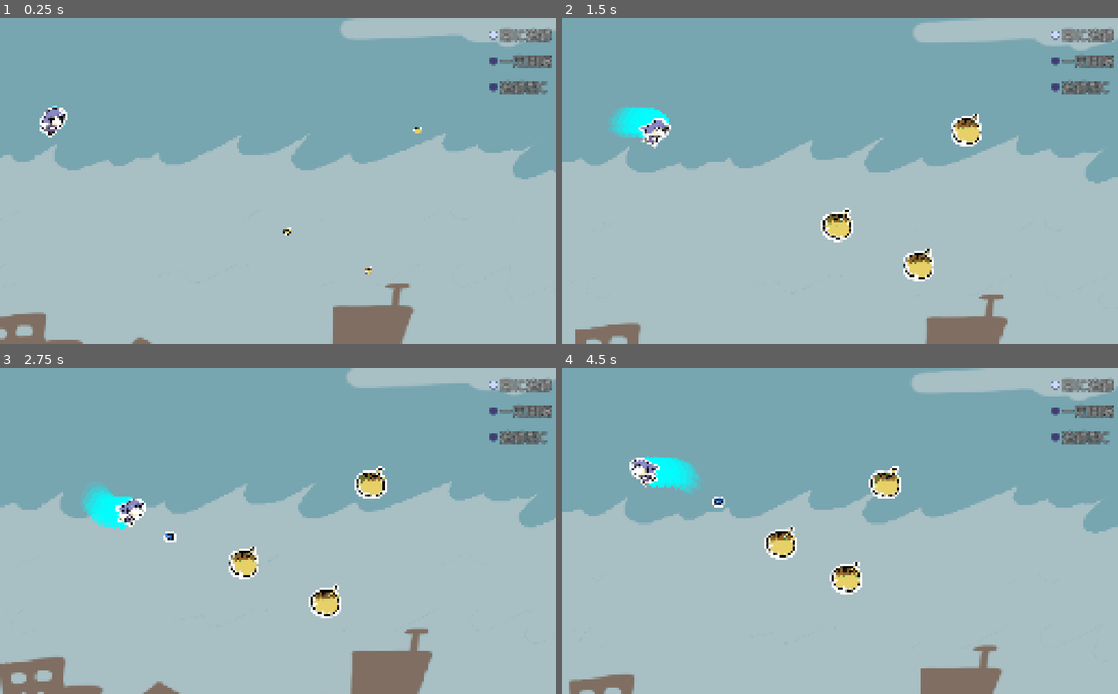
Above: before the commit, frames 1-4 (two rows, left to right).
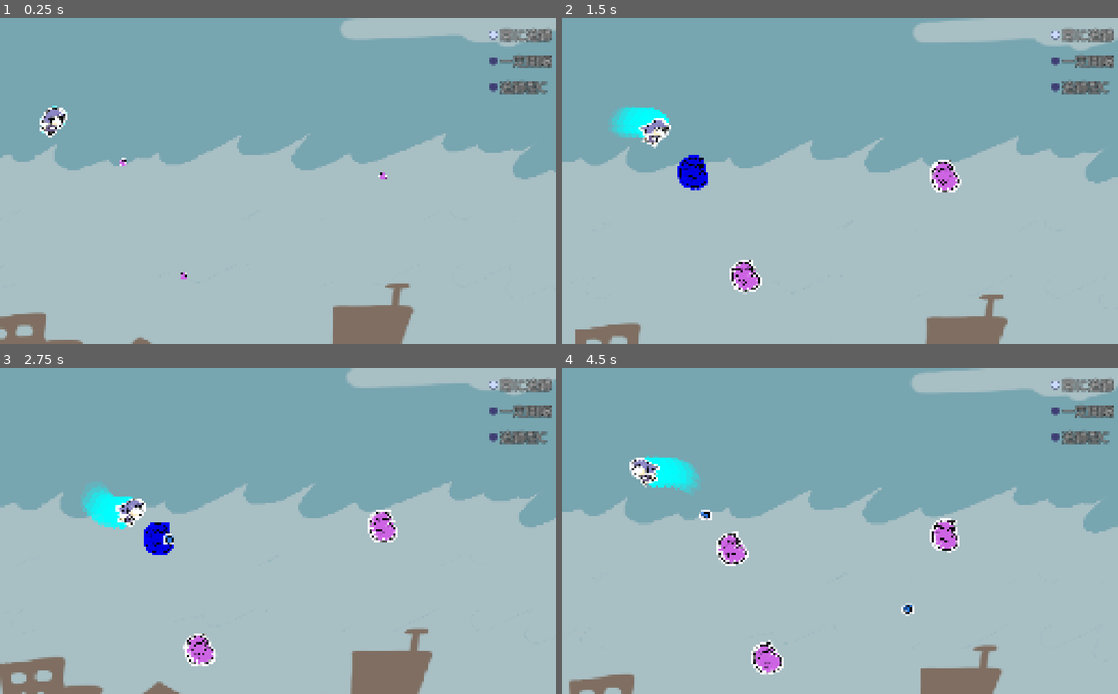
Above: after the commit, the same moments.

Repository: syun77/gd_enemy_ai
Game: Godot game, scene res://Main.tscn
Same seed, same stepped clock (60 frames per second), same inputs: the game is played once before the commit and once after it.
Inputs:
- Up to frame 1 (0.25 s): no input
- Up to frame 2 (1.5 s): hold Right (ui_right) 0.53-1.28 s; hold Down (ui_down) from 1.28 s (still down)
- Up to frame 3 (2.75 s): release Down (ui_down) at 2.03 s; hold Right (ui_right) from 2.03 s (still down)
- Up to frame 4 (4.5 s): release Right (ui_right) at 2.78 s; hold Up (ui_up) 2.78-3.53 s; hold Left (ui_left) from 3.53 s (still down)

The runs differ from the first frame. In frame 1, 0.2% of the frame differs, in the area x 21-76%, y 33-81%; in frame 2, 2.8%; in frame 3, 2.7%; in frame 4, 3.0%, in the area x 24-72%, y 30-95%.

Commit message:
逃走AIを実装

Diff:
--- a/TestEnemyAI/Main.tscn
+++ b/TestEnemyAI/Main.tscn
@@ -4,7 +4,7 @@
 [ext_resource path="res://assets/images/bg_back.png" type="Texture" id=2]
 [ext_resource path="res://src/Player.tscn" type="PackedScene" id=3]
 [ext_resource path="res://Main.gd" type="Script" id=4]
-[ext_resource path="res://src/enemy/Tako.tscn" type="PackedScene" id=5]
+[ext_resource path="res://src/enemy/Nasu.tscn" type="PackedScene" id=5]
 [ext_resource path="res://assets/tres/radio.tres" type="Theme" id=6]
 [ext_resource path="res://assets/tres/radio_group.tres" type="ButtonGroup" id=7]
 
@@ -31,14 +31,14 @@
 [node name="EnemyLayer" type="CanvasLayer" parent="."]
 layer = 2
 
-[node name="Tako" parent="EnemyLayer" instance=ExtResource( 5 )]
-position = Vector2( 528, 392 )
+[node name="Nasu" parent="EnemyLayer" instance=ExtResource( 5 )]
+position = Vector2( 226, 265 )
 
-[node name="Tako2" parent="EnemyLayer" instance=ExtResource( 5 )]
-position = Vector2( 769, 206 )
+[node name="Nasu2" parent="EnemyLayer" instance=ExtResource( 5 )]
+position = Vector2( 338, 474 )
 
-[node name="Tako3" parent="EnemyLayer" instance=ExtResource( 5 )]
-position = Vector2( 678, 465 )
+[node name="Nasu3" parent="EnemyLayer" instance=ExtResource( 5 )]
+position = Vector2( 705, 290 )
 
 [node name="ShotLayer" type="CanvasLayer" parent="."]
 layer = 2
--- a/TestEnemyAI/src/Common.gd
+++ b/TestEnemyAI/src/Common.gd
@@ -58,7 +58,15 @@
 	var d = t - pos
 	return rad2deg(atan2(d.y, d.x))
 
-
+func clip_screen(node:Node2D) -> void:
+	if node.position.x < 0:
+		node.position.x = 0
+	if node.position.x > 1024:
+		node.position.x = 1024
+	if node.position.y < 0:
+		node.position.y = 0
+	if node.position.y > 600:
+		node.position.y = 600
 
 func set_layer(layers) -> void:
 	_layers = layers
--- a/TestEnemyAI/src/Player.gd
+++ b/TestEnemyAI/src/Player.gd
@@ -91,14 +91,7 @@
 	_velocity = (v * MOVE_SPEED + _vel_dash) * delta
 
 	position += _velocity
-	if position.x < 0:
-		position.x = 0
-	if position.x > 1024:
-		position.x = 1024
-	if position.y < 0:
-		position.y = 0
-	if position.y > 600:
-		position.y = 600
+	Common.clip_screen(self)
 
 	# ゴーストの更新.
 	_update_ghost(delta)
--- a/TestEnemyAI/src/enemy/Nasu.gd
+++ b/TestEnemyAI/src/enemy/Nasu.gd
@@ -14,6 +14,12 @@
 	MAIN,
 }
 
+enum eAI {
+	STANDBY,
+	RANDOM,
+	ESCAPE
+}
+
 # --------------------------
 # onready.
 # --------------------------
@@ -24,6 +30,7 @@
 # --------------------------
 var _state = eState.APPEAR
 var _interval_timer = 0.0
+var _ai = eAI.STANDBY
 
 # --------------------------
 # private functions.
@@ -54,19 +61,30 @@
 func _update_main(delta:float) -> void:
 	_timer += delta
 
-	modulate = Color.blue
+	_spr.modulate = Color.white
 	if _check_escape():
 		var d = position - Common.get_target_pos()
-		modulate = Color.cyan
+		_spr.modulate = Color.blue
 		# 逃走モード.
 		d = d.normalized()
 		_velocity = d * MOVE_SPEED
 		_timer = 0
+		_ai = eAI.ESCAPE
 
-	_update_random_move()
+	if _update_random_move():
+		_ai = eAI.RANDOM
 
 	_velocity *= 0.97
 	position += _velocity * delta
+	Common.clip_screen(self)
+
+	# 回転アニメーション.
+	match _ai:
+		eAI.STANDBY:
+			rotation += 0.01 * sin(_timer*4)
+		_:
+			if _velocity.length() < 10:
+				_ai = eAI.STANDBY
 
 
 ## 近づいてきたかどうか.
@@ -93,13 +111,18 @@
 
 	return true
 
-func _update_random_move() -> void:
+func _update_random_move() -> bool:
 	var spd = _velocity.length()
 	if _timer > 4.0 and spd < 10:
 		_timer = 0.0
 		var rnd = rand_range(0.0, 360.0)
 		set_velocity(rnd, MOVE_SPEED)
 
+		return true # 動いた.
+
+	# 動いていない.
+	return false
+
 
 func _on_Tako_area_entered(area: Area2D) -> void:
 	_damage(area)
